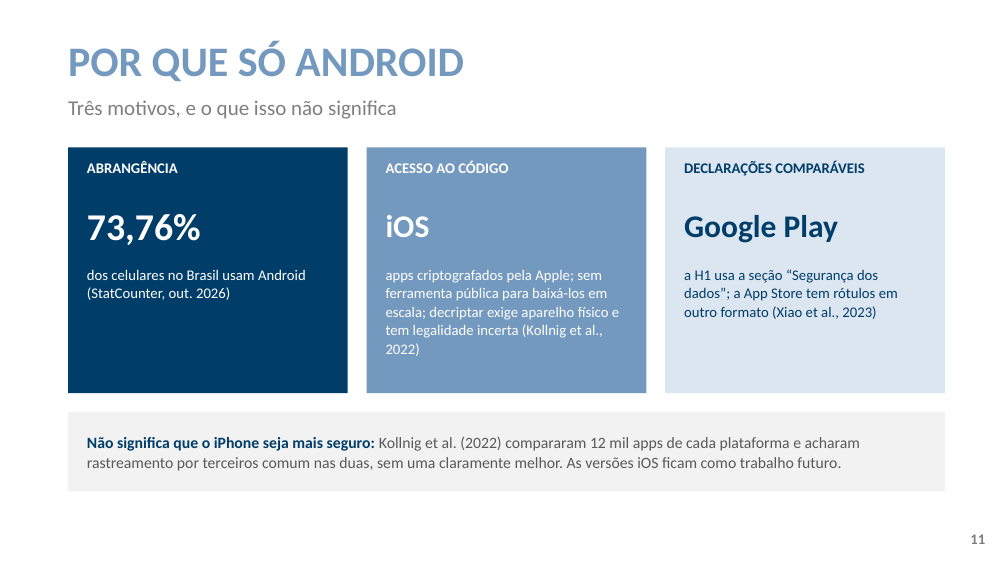
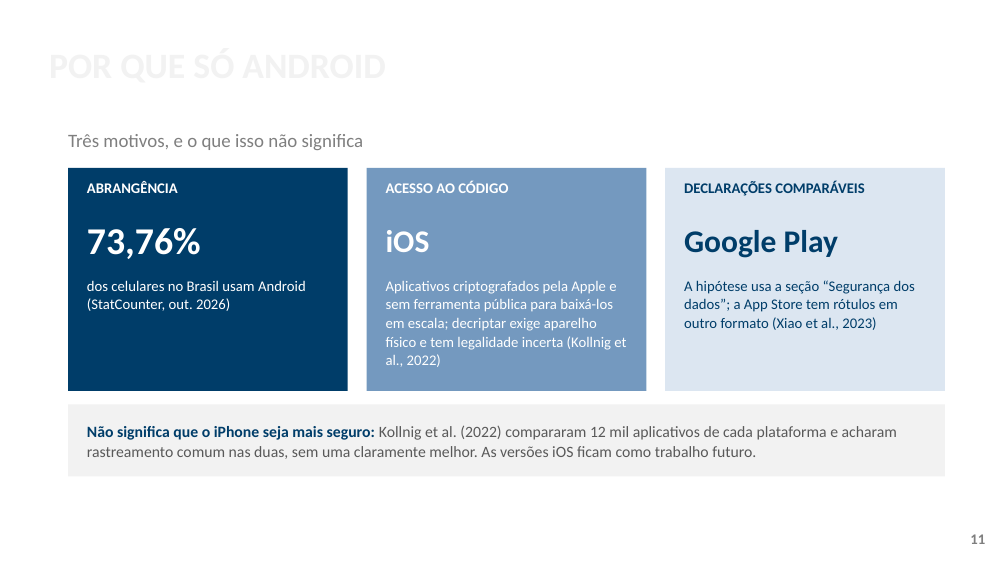
Before and after one commit to ClaudioAMF1/TCC, a slide deck: slide 11 of tcc/apresentacao/apresentacao-defesa-final.pptx. Drawn at 1008x567 pixels with LibreOffice and Linux fonts; fonts in the diff are those of the drawing; background and template pictures are left out. Boxes give left, top, right and bottom in pixels: in the first picture for what was removed or moved away, otherwise in the second. Text is boxed around its words. In the diff, an @@ line names an element or a change of style, - is before the commit and + after.

```diff
--- a/tcc/apresentacao/apresentacao-defesa-final.pptx
+++ b/tcc/apresentacao/apresentacao-defesa-final.pptx
@@ text "POR QUE SÓ ANDROID" moved from (x1=68, y1=41, x2=464, y2=81) to (x1=49, y1=32, x2=881, y2=96) @@
@@ text "POR QUE SÓ ANDROID" at (x1=49, y1=32, x2=881, y2=96): size 40 to 34 pt, text colour #7499BF to #F2F2F2; vertical alignment top to middle @@
@@ text "Três motivos, e o que ..." moved from (x1=68, y1=100, x2=397, y2=119) to (x1=68, y1=134, x2=364, y2=150) @@
@@ text "Três motivos, e o que ..." at (x1=68, y1=134, x2=364, y2=150): size 20 to 18 pt @@
@@ rectangle resized from (x1=68, y1=147, x2=348, y2=393) to (x1=68, y1=168, x2=348, y2=391) @@
@@ text "ABRANGÊNCIA" moved from (x1=87, y1=161, x2=178, y2=173) to (x1=87, y1=181, x2=178, y2=193) @@
@@ rectangle resized from (x1=367, y1=147, x2=647, y2=393) to (x1=367, y1=168, x2=647, y2=391) @@
@@ text "ACESSO AO CÓDIGO" moved from (x1=386, y1=160, x2=508, y2=173) to (x1=386, y1=181, x2=508, y2=193) @@
@@ rectangle resized from (x1=665, y1=147, x2=945, y2=393) to (x1=665, y1=168, x2=945, y2=391) @@
@@ text "DECLARAÇÕES COMPARÁVEIS" moved from (x1=684, y1=160, x2=864, y2=176) to (x1=684, y1=181, x2=864, y2=196) @@
@@ 3 texts moved together from (x1=87, y1=214, x2=838, y2=245) to (x1=87, y1=228, x2=838, y2=259) @@
@@ text "dos celulares no Brasil usam ..." moved from (x1=87, y1=269, x2=306, y2=300) to (x1=87, y1=280, x2=306, y2=311) @@
@@ text at (x1=386, y1=281, x2=626, y2=367): text changed @@
-apps criptografados pela Apple; sem ferramenta pública para baixá-los em escala; decriptar exige aparelho físico e tem legalidade incerta (Kollnig et al., 2022)
+Aplicativos criptografados pela Apple e sem ferramenta pública para baixá-los em escala; decriptar exige aparelho físico e tem legalidade incerta (Kollnig et al., 2022)
@@ text at (x1=684, y1=280, x2=915, y2=330): text changed @@
-a H1 usa a seção “Segurança dos dados”; a App Store tem rótulos em outro formato (Xiao et al., 2023)
+A hipótese usa a seção “Segurança dos dados”; a App Store tem rótulos em outro formato (Xiao et al., 2023)
@@ rectangle resized from (x1=68, y1=412, x2=945, y2=492) to (x1=68, y1=405, x2=945, y2=476) @@
@@ text at (x1=87, y1=426, x2=897, y2=459): text changed @@
-Não significa que o iPhone seja mais seguro: Kollnig et al. (2022) compararam 12 mil apps de cada plataforma e acharam rastreamento por terceiros comum nas duas, sem uma claramente melhor. As versões iOS ficam como trabalho futuro.
+Não significa que o iPhone seja mais seguro: Kollnig et al. (2022) compararam 12 mil aplicativos de cada plataforma e acharam rastreamento comum nas duas, sem uma claramente melhor. As versões iOS ficam como trabalho futuro.
```
Also in this commit, not shown: 21 other slides changed, 2 slides added, 10 other files.
